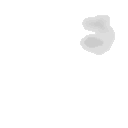
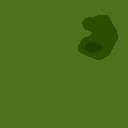
The second w=128, h=128 image is a revision of the first. Changes to its layers:
painted on "heightmap" over left=78, top=15, right=118, bottom=60
showed "texture", painted on it over left=0, top=0, right=128, bottom=128
showed "base", painted on it over left=0, top=0, right=128, bottom=128